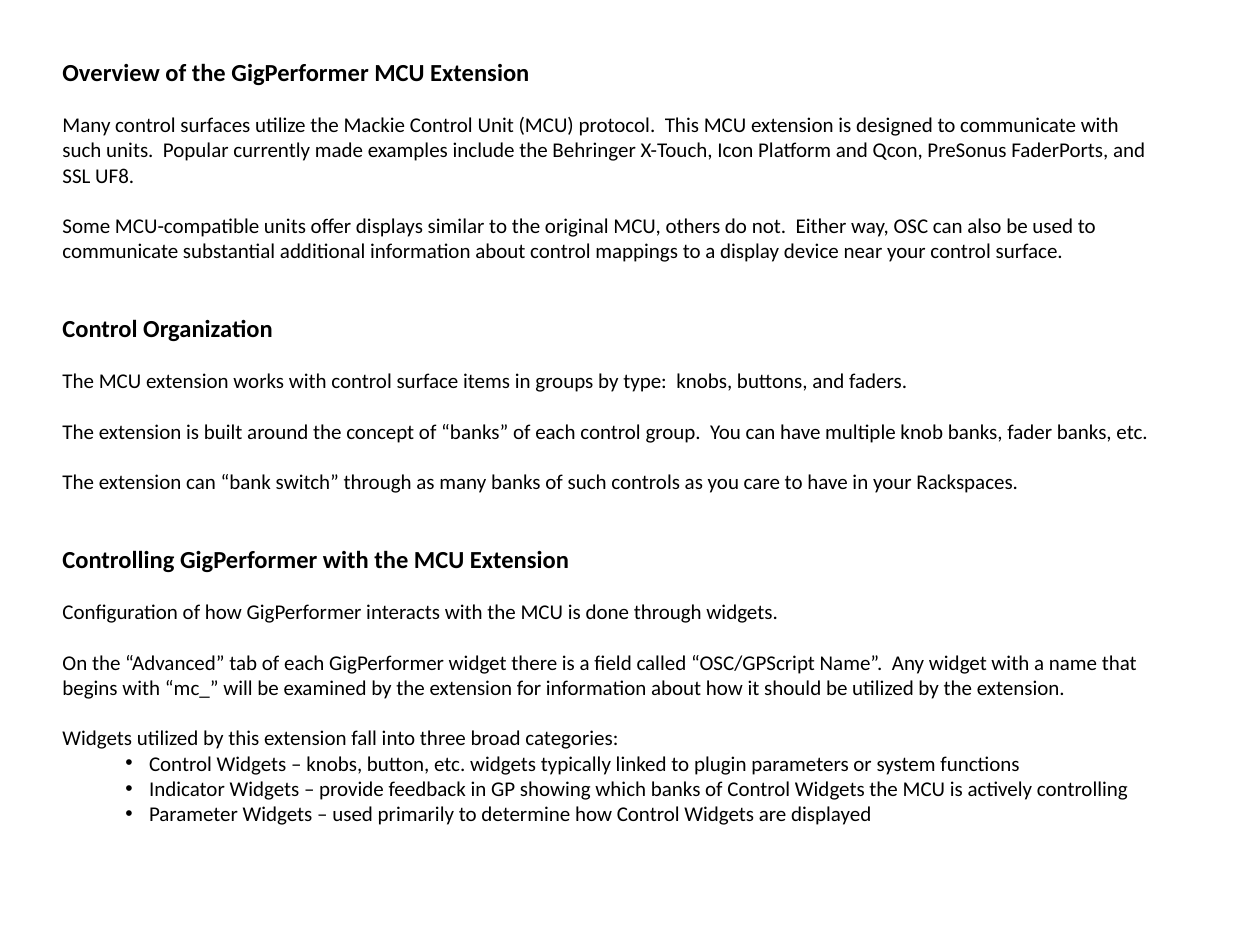
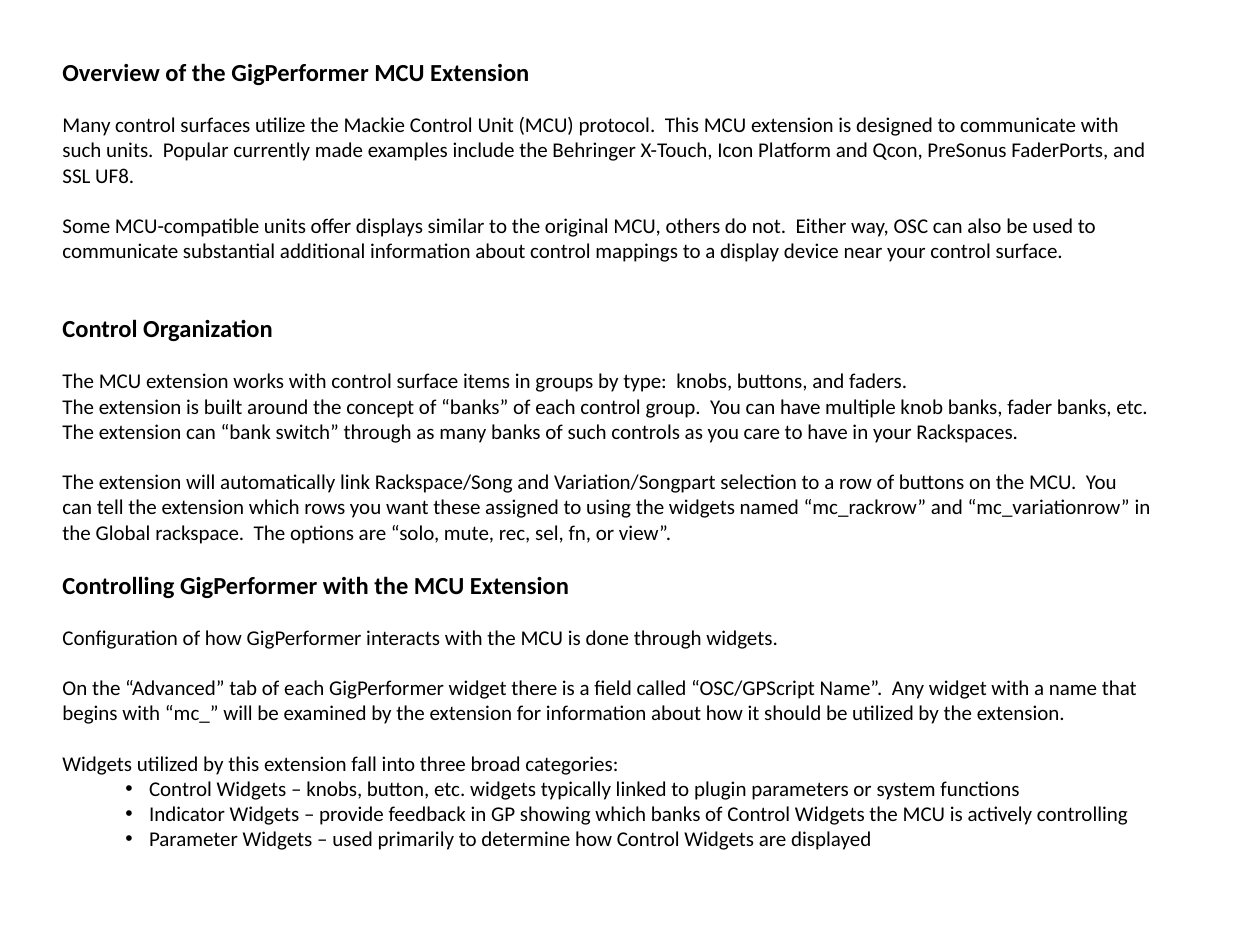
Before and after one commit to WidnerM/GP-MCU, a slide deck: slide 2 of MCU Extension.pptx. Drawn at 1260x945 pixels with LibreOffice and Linux fonts; fonts in the diff are those of the drawing. Boxes give left, top, right and bottom in pixels: in the first picture for what was removed or moved away, otherwise in the second. Text is boxed around its words. In the diff, an @@ line names an element or a change of style, - is before the commit and + after.

```diff
--- a/MCU Extension.pptx
+++ b/MCU Extension.pptx
@@ text at (62,474,1151,544): paragraph added @@
+The extension will automatically link Rackspace/Song and Variation/Songpart selection to a row of buttons on the MCU. You can tell the extension which rows you want these assigned to using the widgets named “mc_rackrow” and “mc_variationrow” in the Global rackspace. The options are “solo, mute, rec, sel, fn, or view”.
```
Also in this commit, not shown: 7 other slides changed, 1 slide added, 9 other files.
